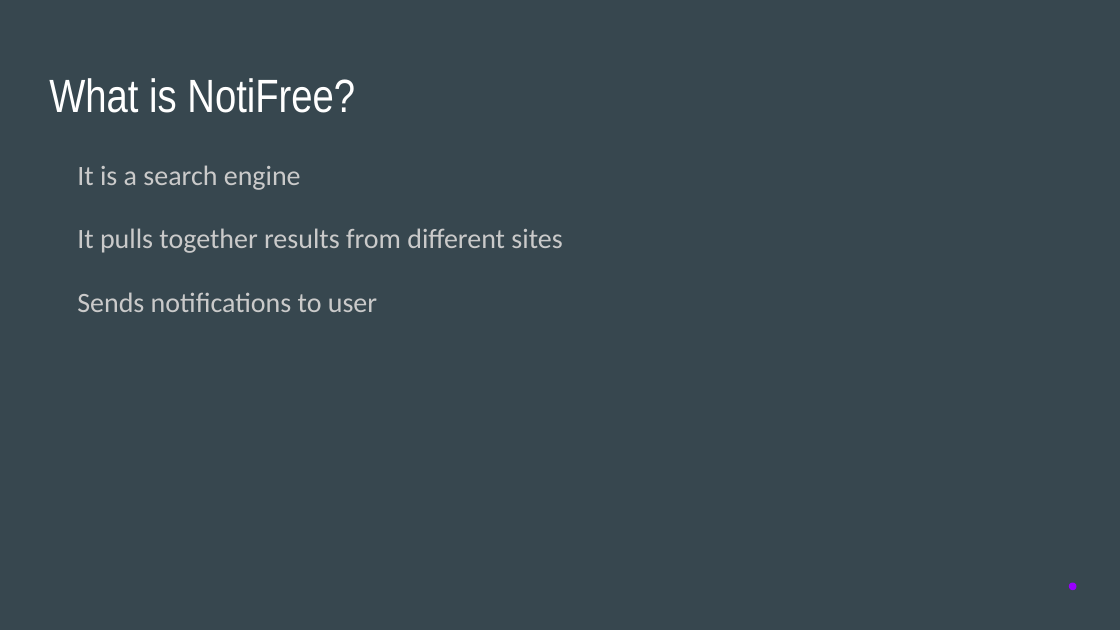
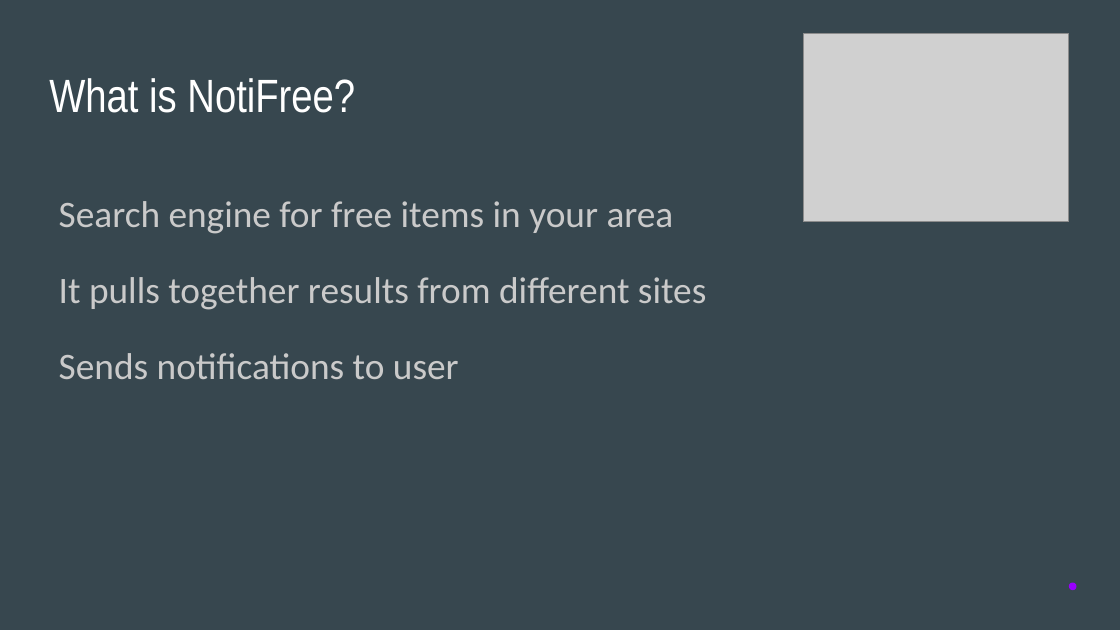
Before and after one commit to davidferguson/itemswap, a slide deck: slide 2 of NotiFree.pptx. Drawn at 1120x630 pixels with LibreOffice and Linux fonts; fonts in the diff are those of the drawing; grey boxes stand for pictures. Boxes give left, top, right and bottom in pixels: in the first picture for what was removed or moved away, otherwise in the second. Text is boxed around its words. In the diff, an @@ line names an element or a change of style, - is before the commit and + after.

```diff
--- a/NotiFree.pptx
+++ b/NotiFree.pptx
@@ picture added at [803,34,1068,222] @@
@@ text "Search engine for free items ...": place and size @@
-text "Search engine for free items ..." at [77,165,562,312]
+text "Search engine for free items ..." at [59,201,706,379]
@@ text at [59,201,674,234]: text changed; size 18 to 24 pt @@
-It is a search engine
+Search engine for free items in your area
@@ text at [59,277,706,379]: size 18 to 24 pt in "It pulls together results from different sites", "Sends notifications to user"; indent changed @@
```
Also in this commit, not shown: 4 other slides changed, 2 slides added, 1 slide removed.
